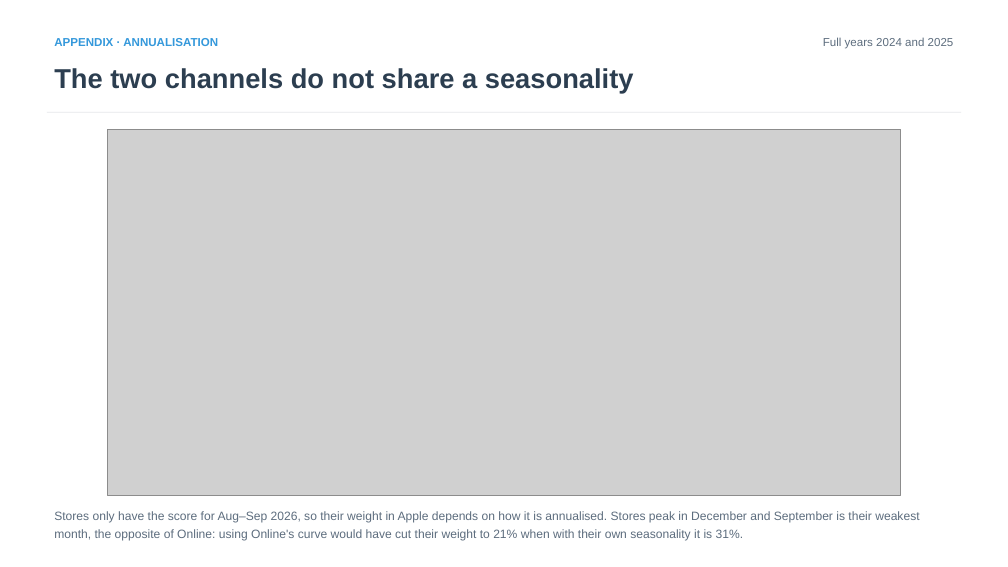
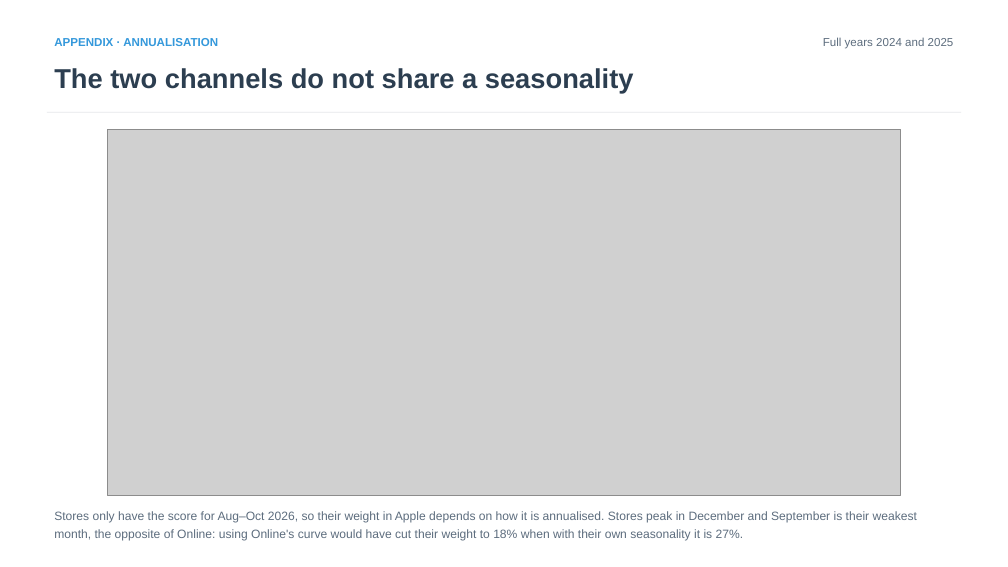
Before and after one commit to iocariz/scoring_tools, a slide deck: slide 15 of output/apple_deck/Apple_EFX_Study.pptx. Drawn at 1008x567 pixels with LibreOffice and Linux fonts; fonts in the diff are those of the drawing; grey boxes stand for pictures. Boxes give left, top, right and bottom in pixels: in the first picture for what was removed or moved away, otherwise in the second. Text is boxed around its words. In the diff, an @@ line names an element or a change of style, - is before the commit and + after.

```diff
--- a/output/apple_deck/Apple_EFX_Study.pptx
+++ b/output/apple_deck/Apple_EFX_Study.pptx
@@ text at box(54, 511, 917, 540): text changed @@
-Stores only have the score for Aug–Sep 2026, so their weight in Apple depends on how it is annualised. Stores peak in December and September is their weakest month, the opposite of Online: using Online's curve would have cut their weight to 21% when with their own seasonality it is 31%.
+Stores only have the score for Aug–Oct 2026, so their weight in Apple depends on how it is annualised. Stores peak in December and September is their weakest month, the opposite of Online: using Online's curve would have cut their weight to 18% when with their own seasonality it is 27%.
```
Also in this commit, not shown: 13 other slides changed, 14 other files.
